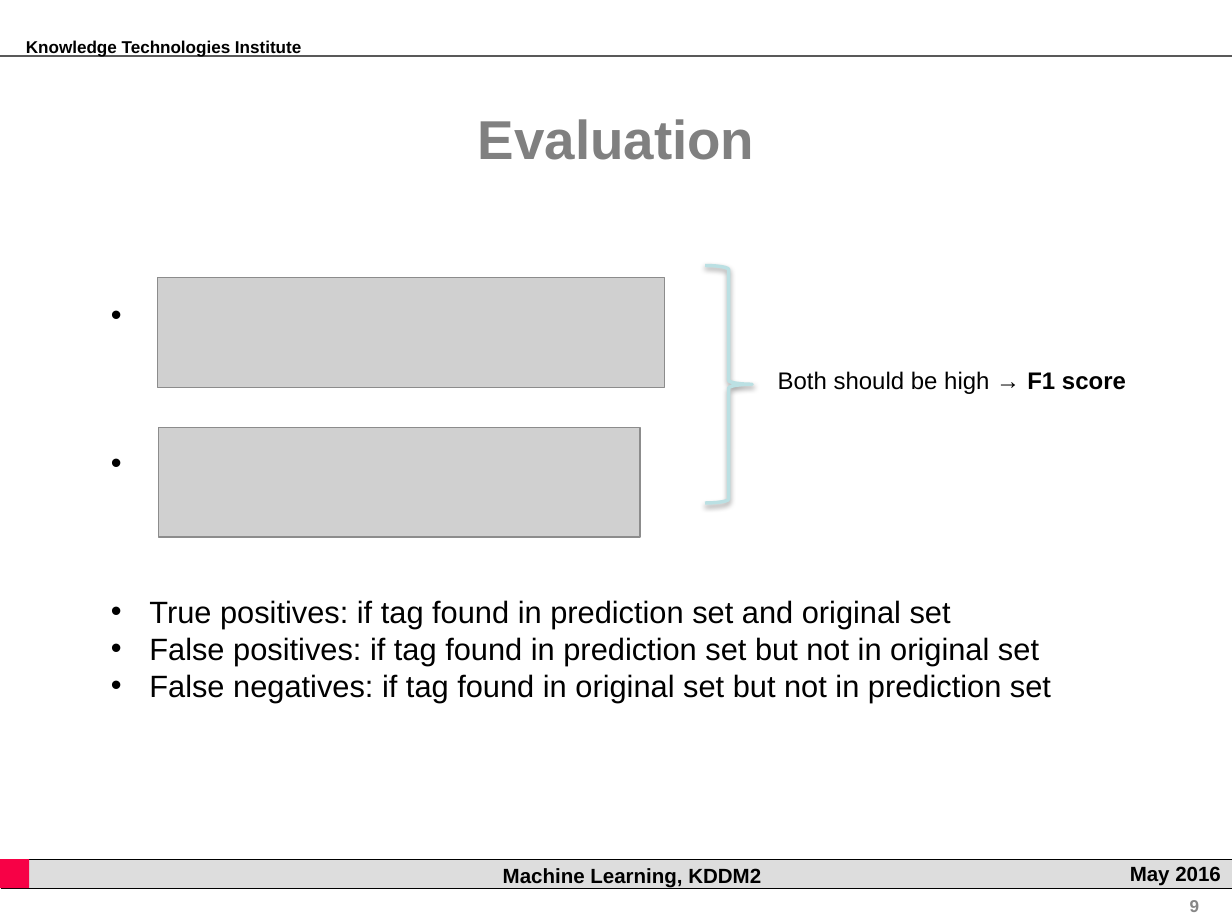
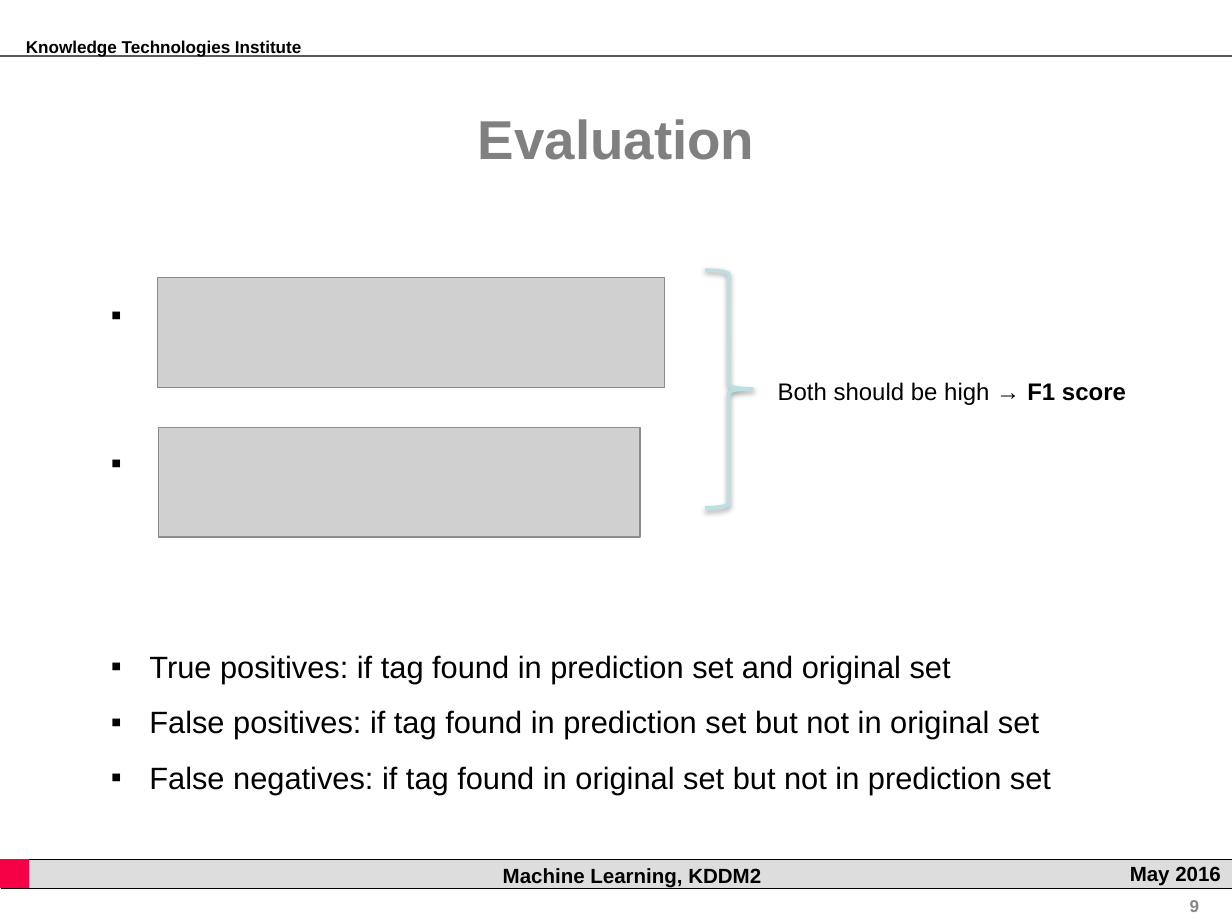
Before and after one commit to rsamer/MLSE, a slide deck: slide 9 of presentation/interim/Presentation.pptx. Drawn at 1232x924 pixels with LibreOffice and Linux fonts; fonts in the diff are those of the drawing; grey boxes stand for pictures; background and template pictures are left out. Boxes give left, top, right and bottom in pixels: in the first picture for what was removed or moved away, otherwise in the second. Text is boxed around its words. In the diff, an @@ line names an element or a change of style, - is before the commit and + after.

```diff
--- a/presentation/interim/Presentation.pptx
+++ b/presentation/interim/Presentation.pptx
@@ text "True positives: if tag found ..." at [149, 655, 1051, 795]: bullet • to ▪; line spacing 1 to 1.5 @@
@@ right brace: place and size @@
-right brace at [705, 266, 752, 504]
+right brace at [705, 270, 752, 508]
@@ text "Both should be high → ...": place and size @@
-text "Both should be high → ..." at [778, 371, 1126, 394]
+text "Both should be high → ..." at [778, 382, 1126, 405]
```
Also in this commit, not shown: 7 other slides changed, 3 slides added, 3 slides removed.
